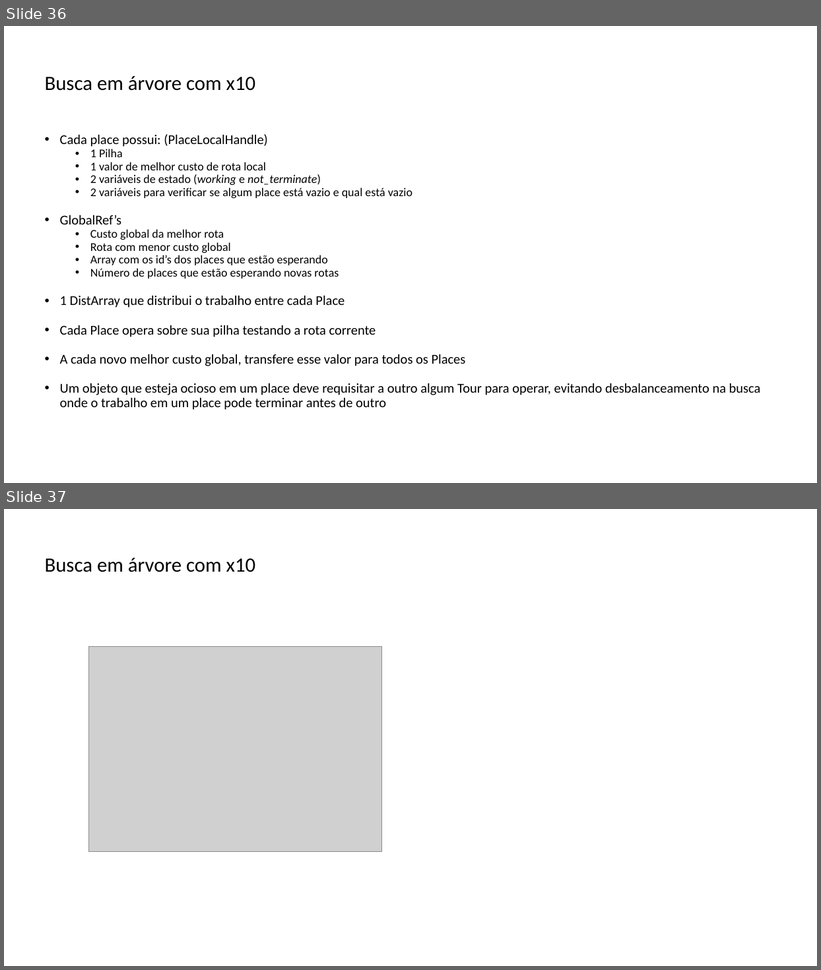
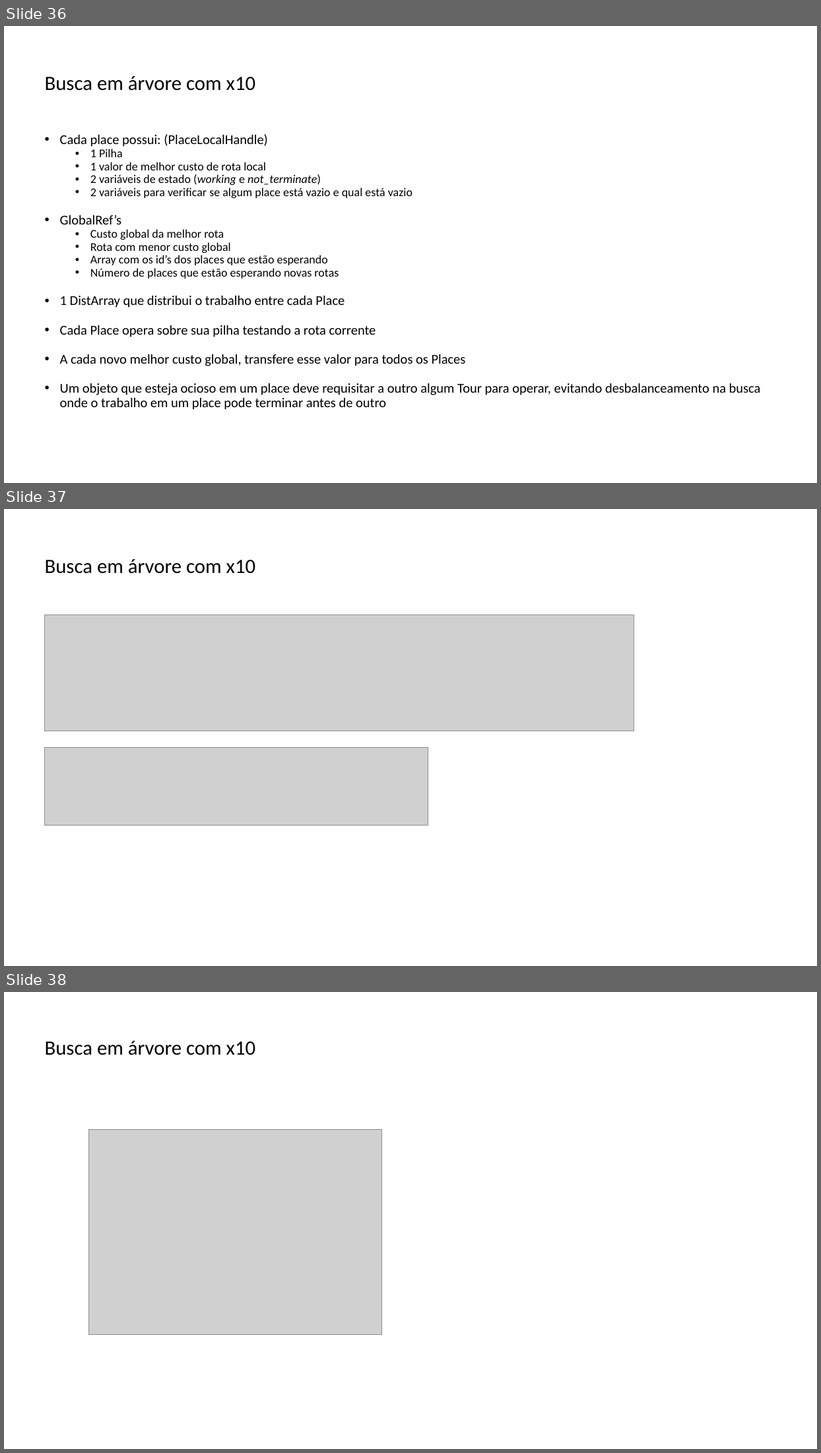
Before and after one commit to lquatrin/inf2591, a slide deck: x102.pptx. Shown one above the other, each under a label of ours: slides 36 and 37 before the commit, slides 36, 37 and 38 after it. The pictures are 821x970 and 821x1453 pixels, drawn with LibreOffice and Linux fonts; fonts in the diff are those of the drawing; grey boxes stand for pictures. Boxes give left, top, right and bottom in pixels: in the first picture for what was removed or moved away, otherwise in the second. Text is boxed around its words. In the diff, an @@ line names an element or a change of style, - is before the commit and + after.

Commit message:
finish

```diff
--- a/x102.pptx
+++ b/x102.pptx
@@ slide 37 added at [4,509,817,966], background #FFFFFF @@
@@ text added at [45,559,255,574], 24 pt, text #000000 @@
+Busca em árvore com x10
@@ picture added at [45,615,635,731] @@
@@ picture added at [45,747,428,826] @@
@@ what was slide 37 is now slide 38 @@
```
